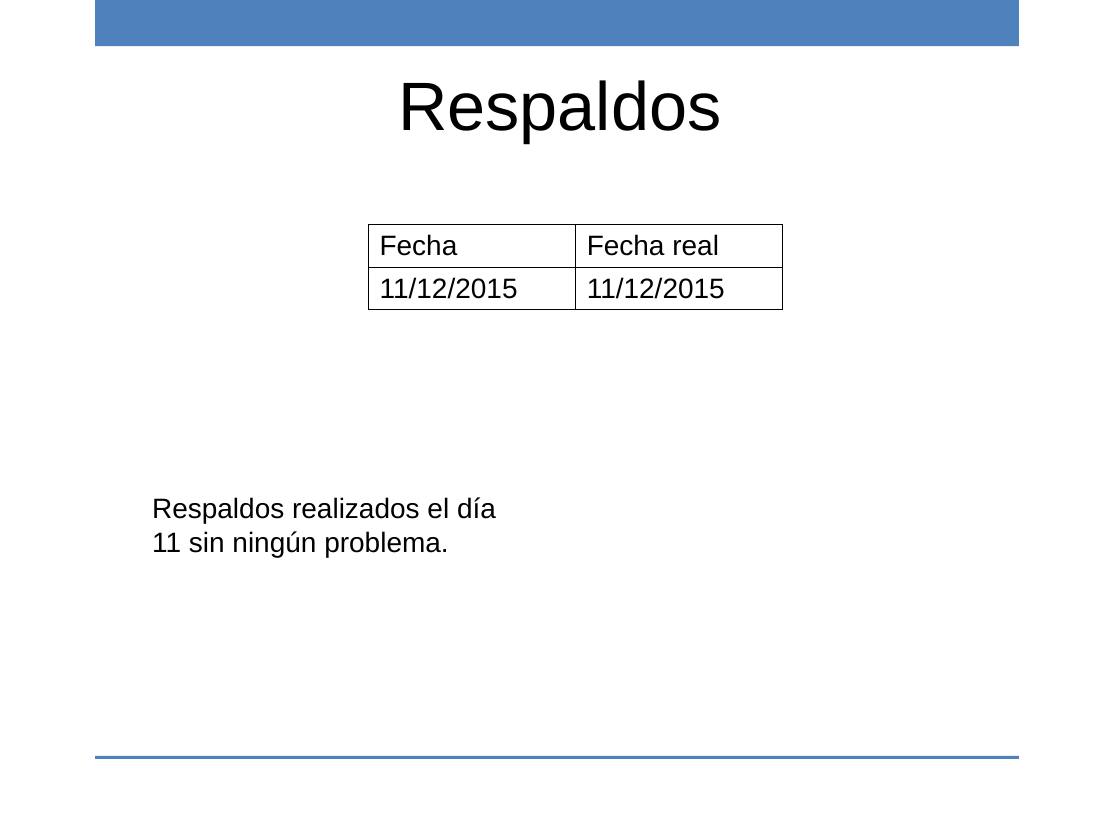
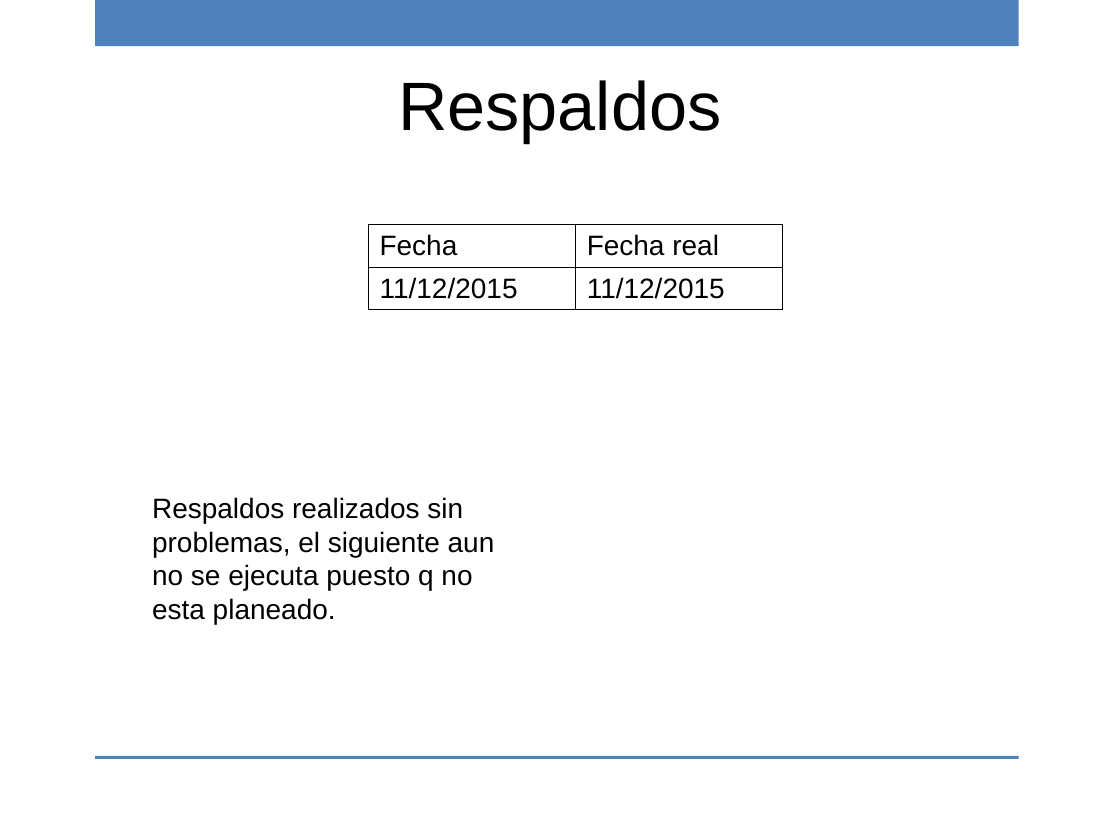
Before and after one commit to ricardo-novelasos/SOSQTP, a slide deck: slide 21 of Proyectos/2015/Métricas y monitoreo/Reporte_monitoreo_160105.pptx (slide 22 before the commit). Drawn at 1120x840 pixels with LibreOffice and Linux fonts; fonts in the diff are those of the drawing; background and template pictures are left out. Boxes give left, top, right and bottom in pixels: in the first picture for what was removed or moved away, otherwise in the second. Text is boxed around its words. In the diff, an @@ line names an element or a change of style, - is before the commit and + after.

```diff
--- a/Proyectos/2015/Métricas y monitoreo/Reporte_monitoreo_160105.pptx
+++ b/Proyectos/2015/Métricas y monitoreo/Reporte_monitoreo_160105.pptx
@@ text at box(152, 497, 495, 624): text changed @@
-Respaldos realizados el día 11 sin ningún problema.
+Respaldos realizados sin problemas, el siguiente aun no se ejecuta puesto q no esta planeado.
```
Also in this commit, not shown: 13 other slides changed, 5 slides added, 6 slides removed, 1 other file.
